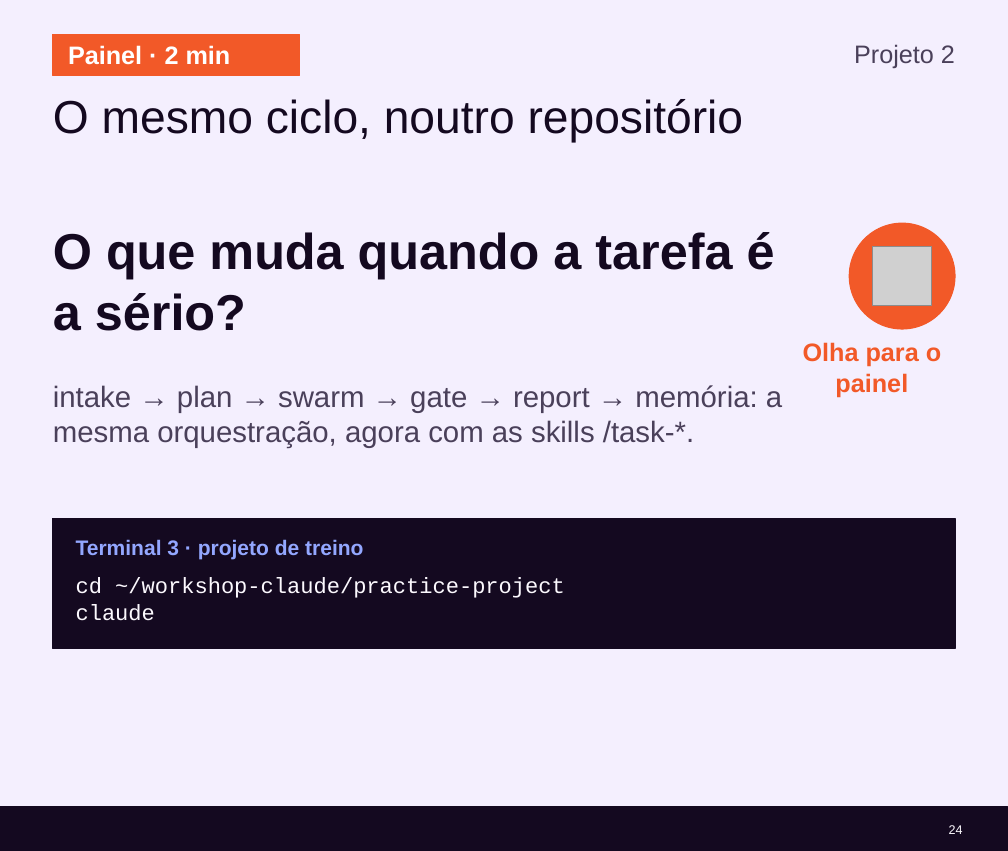
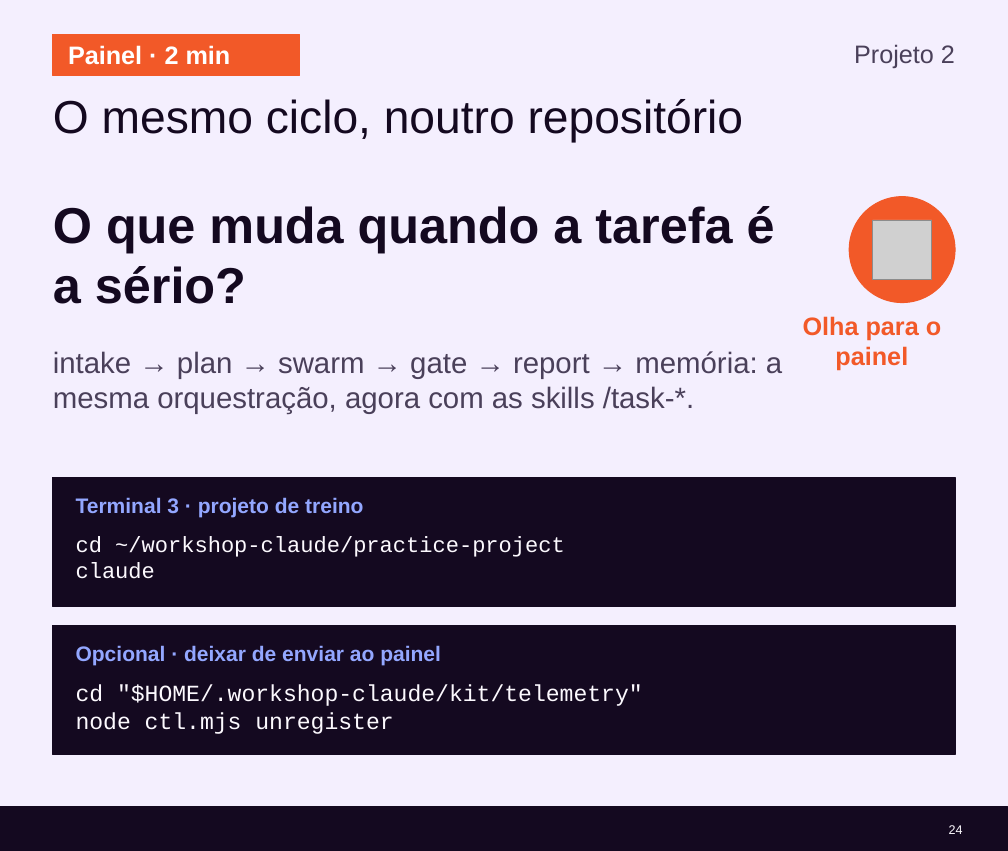
Before and after one commit to cx-guilherme-pinto/workshop-claude, a slide deck: slide 24 of slides/workshop-v2.pptx. Drawn at 1008x851 pixels with LibreOffice and Linux fonts; fonts in the diff are those of the drawing; grey boxes stand for pictures; background and template pictures are left out. Boxes give left, top, right and bottom in pixels: in the first picture for what was removed or moved away, otherwise in the second. Text is boxed around its words. In the diff, an @@ line names an element or a change of style, - is before the commit and + after.

```diff
--- a/slides/workshop-v2.pptx
+++ b/slides/workshop-v2.pptx
@@ 2 texts, 1 picture, 1 ellipse: place and size @@
-2 texts, 1 picture, 1 ellipse at (53,223,955,397)
+2 texts, 1 picture, 1 ellipse at (53,197,955,371)
@@ text "intake → plan → swarm ...": place and size @@
-text "intake → plan → swarm ..." at (53,385,782,448)
+text "intake → plan → swarm ..." at (53,351,782,414)
@@ 2 texts, 1 rectangle: place and size @@
-2 texts, 1 rectangle at (53,519,955,648)
+2 texts, 1 rectangle at (53,477,955,606)
@@ rectangle added at (53,625,955,755), fill #140920, outline #140920 1 pt @@
@@ text added at (76,645,441,666), 20 pt, text #93A7FF, bold @@
+Opcional · deixar de enviar ao painel
@@ text added at (76,684,643,734), 22 pt, text #FCF9FE @@
+cd "$HOME/.workshop-claude/kit/telemetry"
+node ctl.mjs unregister
```
Also in this commit, not shown: 13 other slides changed, 45 other files.
